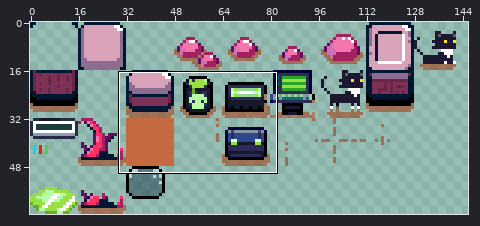
One commit to this sprite sheet: dst/atlas.png. The first picture is a wide view before the edit; the outline marks the close-up.
Close-up. The starting point:
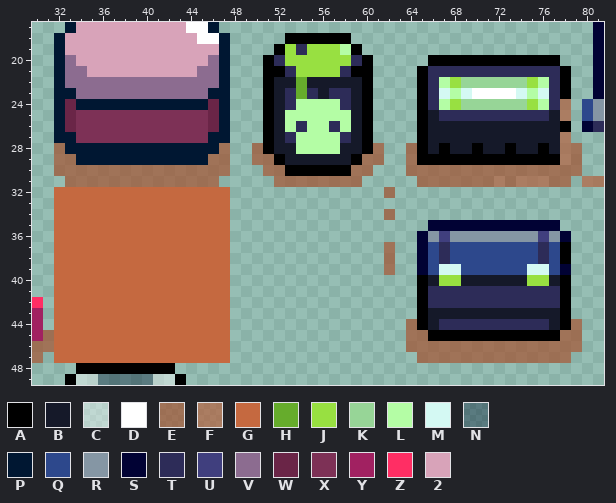
The file is 160x64 pixels. Colours within 5 levels of each other are drawn and written as one. Shown: x 30..81, y 17..49. The wide view leaves out empty margins.
Palette (. is transparent): A #000000  B #151929  C #ffffff66  D #ffffff  E #a45331b3  F #b4613fb3  G #c56940  H #66ac2c  J #98e041  K #97d597  L #b4fda5  M #d4f9f3  N #00173166  P #001732  Q #2d488c  R #8596a4  S #010234  T #2d2c58  U #403f7e  V #8c6c90  W #6a2547  X #7d3156  Y #a12161  Z #ff2e64  2 #d8a3b9
Pixels before, first column x 30:
17 ...P2222222222DDP..................................S
18 ..P222222222222DDP.....AAAAAA......................S
19 ..P22222222222222P....AJTJJJLA.....................S
20 ..PV222222222222VP...ATJJJJJJTA.....AAAAAAAAAAAA...S
21 ..PVV2222222222VVP...AATJJJJTAA....ATTTTTTTTTTTTA..S
22 ..PVVVVVVVVVVVVVVP...ABBHBBBBBA....ATLJKKKKKKJLTA..S
23 ..PPVVVVVVVVVVVVPP...ABTHTBTTBA....ATMLMDDDDMLMTA..S
24 ..PWPPPPPPPPPPPPWP...ABTLLLLTBA....ATLJKKKKKKJLTF.QR
25 ..PWXXXXXXXXXXXXWP...ABLLLLLLBA....ABTTTTTTTTTTBF.QR
26 ..PWXXXXXXXXXXXXWP...ABLTLLTLBA....ABBBBBBBBBBBBA.ST
27 ..PPXXXXXXXXXXXXPP...ABTLLLLTBA....ABBBBBBBBBBBBF...
28 ..EPPPPPPPPPPPPPPE..EABBLLLLBBAE..EABABBABBABBABFE..
29 ..EEPPPPPPPPPPPPEE..EEABBBBBBAEE..EAAAAAAAAAAAAAFE..
30 ..EEEEEEEEEEEEEEEE...EEAAAAAAEE...EEEEEEEEEEEEEEEE..
31 ...EEEEEEEEEEEEEE.....EEEEEEEE.....EEEEEEEFEFFFEE.FF
32 ..GGGGGGGGGGGGGGGG..............E...................
33 ..GGGGGGGGGGGGGGGG..................................
34 ..GGGGGGGGGGGGGGGG..............E...................
35 ..GGGGGGGGGGGGGGGG..................SSSSSSSSSSSS....
36 ..GGGGGGGGGGGGGGGG.................SRURRRRRRRRURS...
37 ..GGGGGGGGGGGGGGGG..............E..SQTQQQQQQQQTQA...
38 ..GGGGGGGGGGGGGGGG..............E..SQTQQQQQQQQTQA...
39 ..GGGGGGGGGGGGGGGG..............E..SQMMQQQQQQMMQS...
40 ..GGGGGGGGGGGGGGGG.................ABJJBBBBBBJJBA...
41 ..GGGGGGGGGGGGGGGG.................ATTTTTTTTTTTTA...
42 Z.GGGGGGGGGGGGGGGG.................ATTTTTTTTTTTTA...
43 Y.GGGGGGGGGGGGGGGG.................ABBBBBBBBBBBBA...
44 Y.GGGGGGGGGGGGGGGG................EABTTTTTTTTTTBAE..
45 YEGGGGGGGGGGGGGGGG................EEAAAAAAAAAAAAEE..
46 EEGGGGGGGGGGGGGGGG................EEEEEEEEEEEEEEEE..
47 E.GGGGGGGGGGGGGGGG.................EEEEEEEEEEEEEE...
48 ....AAAAAAAAA.......................................
49 ...ACCNNNNNCCA......................................
Once edited:
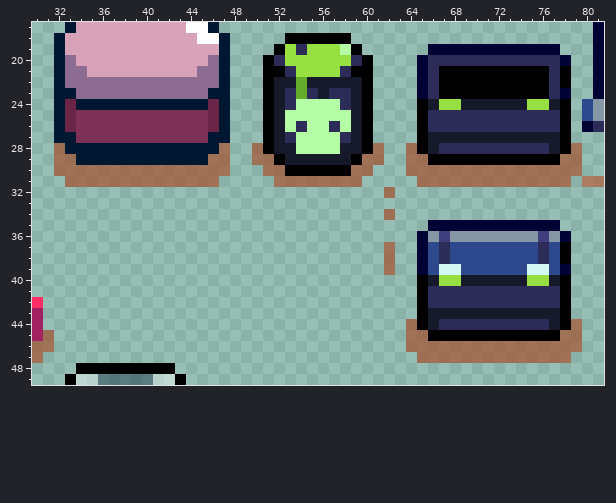
Edits made:
Changed rows in their new state; - is an unchanged pixel.
first column x 32:
19 ----------------------------------SSSSSSSSSSSS-
20 ---------------------------------STTTTTTTTTTTTS
21 ---------------------------------S-AAAAAAAAAA--
22 ---------------------------------S-AAAAAAAAAA--
23 ---------------------------------S-AAAAAAAAAA-S
24 ----------------------------------BJ-BBBBBB-JBA
25 ----------------------------------T----------TA
26 ----------------------------------TTTTTTTTTTTT-
27 ----------------------------------------------A
28 -----------------------------------TTTTTTTTTT-A
29 ---------------------------------E------------E
31 ----------------------------------------E-EEE--
32 ................-------------------------------
33 ................-------------------------------
34 ................-------------------------------
35 ................-------------------------------
36 ................-------------------------------
37 ................-------------------------------
38 ................-------------------------------
39 ................-------------------------------
40 ................-------------------------------
41 ................-------------------------------
42 ................-------------------------------
43 ................-------------------------------
44 ................-------------------------------
45 ................-------------------------------
46 ................-------------------------------
47 ................-------------------------------
Pixel boxes of the changes (left, top, right, bottom) in both close-ups:
changed: (417, 44, 571, 187)
erased: (54, 187, 230, 363)
